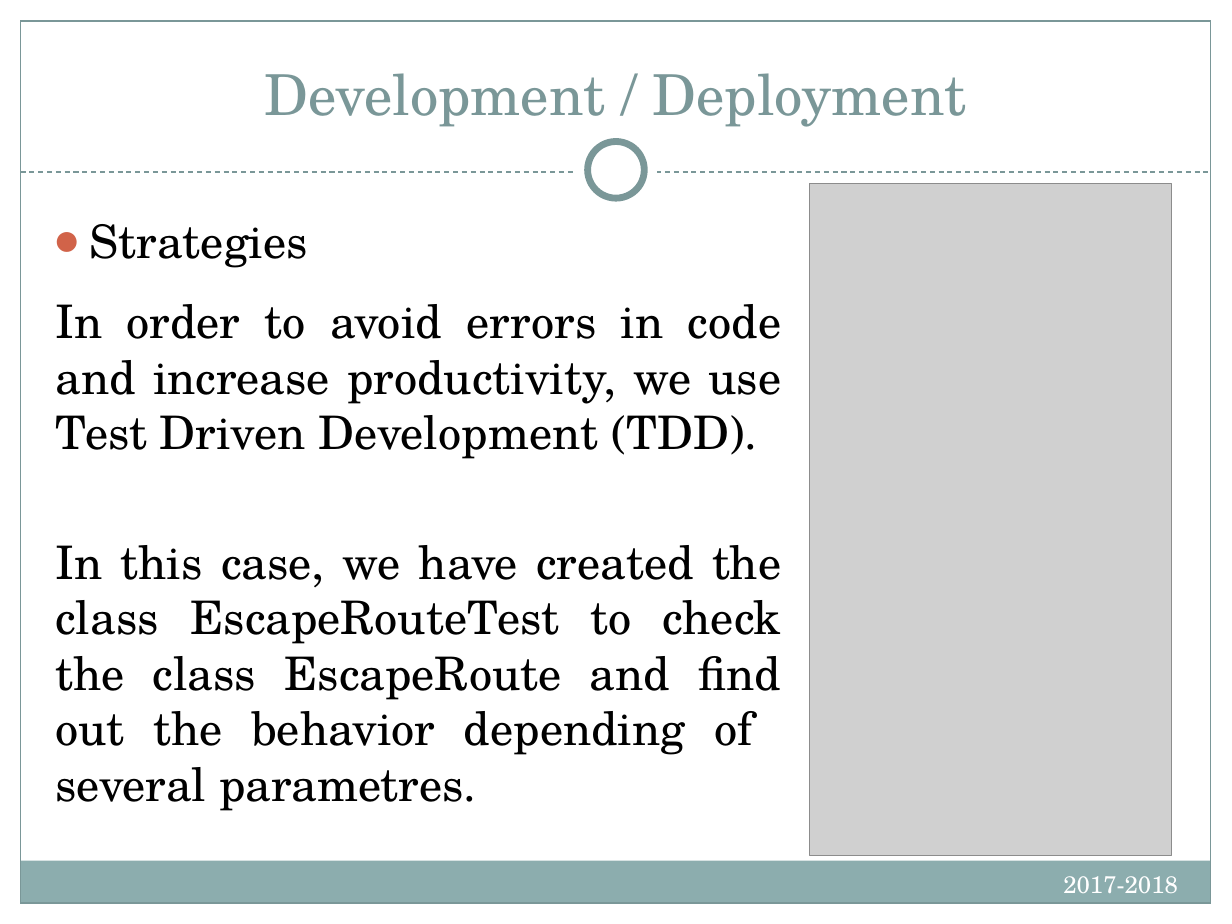
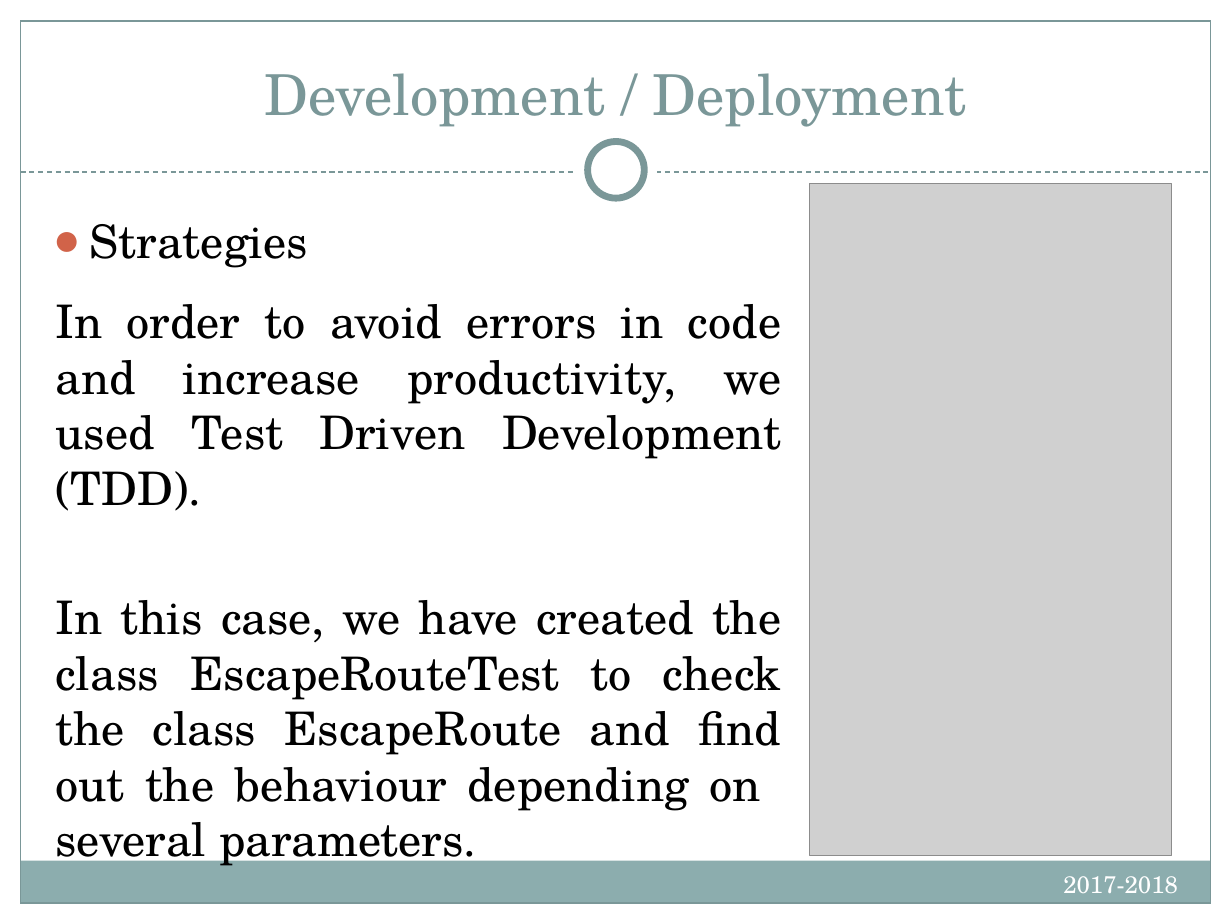
Before and after one commit to kacper97/Escaper, a slide deck: slide 15 of Presentation/IntroSWEng.FinalPresentationTemplate.pptx. Drawn at 1232x924 pixels with LibreOffice and Linux fonts; fonts in the diff are those of the drawing; grey boxes stand for pictures. Boxes give left, top, right and bottom in pixels: in the first picture for what was removed or moved away, otherwise in the second. Text is boxed around its words. In the diff, an @@ line names an element or a change of style, - is before the commit and + after.

```diff
--- a/Presentation/IntroSWEng.FinalPresentationTemplate.pptx
+++ b/Presentation/IntroSWEng.FinalPresentationTemplate.pptx
@@ text at [55,304,782,870]: text changed @@
-In order to avoid errors in code and increase productivity, we use Test Driven Development (TDD).
-In this case, we have created the class EscapeRouteTest to check the class EscapeRoute and find out the behavior depending of several parametres.
+In order to avoid errors in code and increase productivity, we used Test Driven Development (TDD).
+In this case, we have created the class EscapeRouteTest to check the class EscapeRoute and find out the behaviour depending on several parameters.
```
Also in this commit, not shown: 15 other slides changed.
